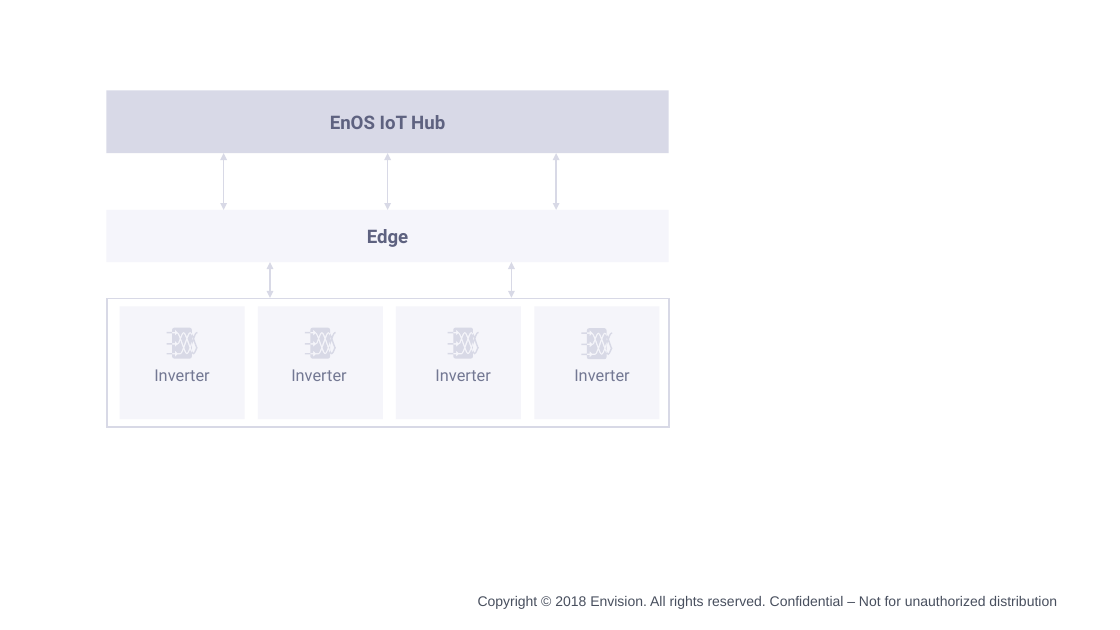
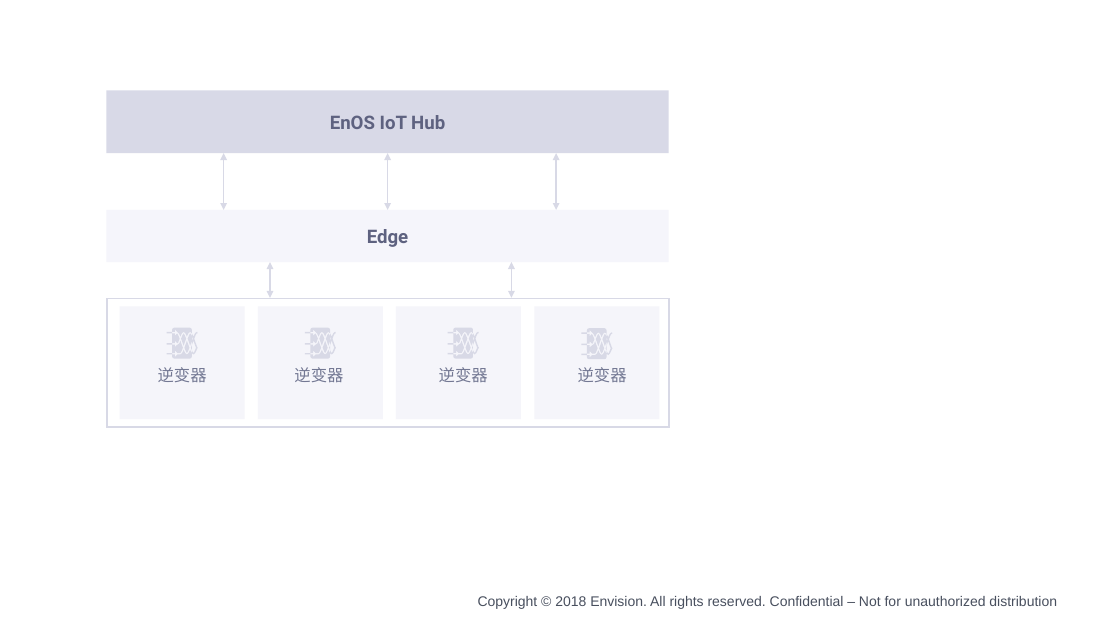
Before and after one commit to kikuchiyo/device_connection_en, a slide deck: slide 9 of media/device.pptx. Drawn at 1120x630 pixels with LibreOffice and Linux fonts; fonts in the diff are those of the drawing; background and template pictures are left out. Boxes give left, top, right and bottom in pixels: in the first picture for what was removed or moved away, otherwise in the second. Text is boxed around its words. In the diff, an @@ line names an element or a change of style, - is before the commit and + after.

```diff
--- a/media/device.pptx
+++ b/media/device.pptx
@@ text at [158,367,207,382]: text changed @@
-Inverter
+逆变器
@@ text at [294,367,343,382]: text changed @@
-Inverter
+逆变器
@@ text at [439,367,488,382]: text changed @@
-Inverter
+逆变器
@@ text at [578,367,627,382]: text changed @@
-Inverter
+逆变器
```
Also in this commit, not shown: 2 other slides changed, 13 other files.
